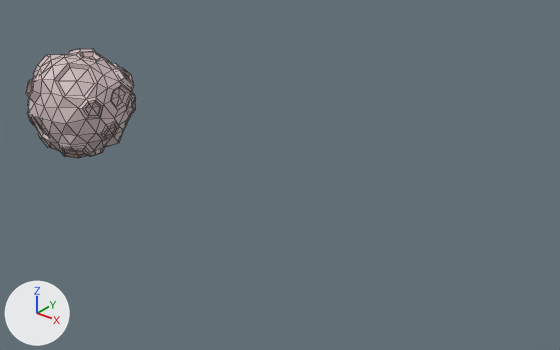
A saved change to the FBX model Assets/Models/SM_asteroida_duza.fbx.
Before and after are seen from a camera (50 mm lens) standing at (3.05, 31.67, 10.65) and looking at (-2.2, 38.24, 6.58). Lighting does not change. The marker at lower left points along +X, +Y and +Z. Mesh edges are drawn as thin lines. Where no turn or scale is listed for an object, it has been applied to the vertices.

In view in the first picture: 'SM_asteroida_duza'.
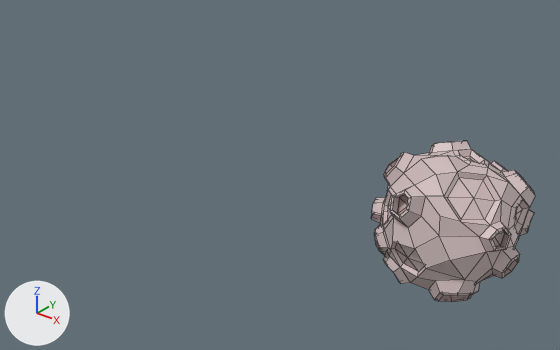
What differs and where, as boxes (x1, y1, x2, y2) in the pictures (560 x 350 px):
'SM_asteroida_duza', reshaped, moved (49% wider, 47% taller): before (26, 49, 136, 158); after (371, 141, 535, 302)

Diff of the bpy script that builds the scene:
```diff
--- a/Assets/Models/SM_asteroida_duza.fbx.py
+++ b/Assets/Models/SM_asteroida_duza.fbx.py
@@ me_icosphere_002 @@
 # used by ob_sm_asteroida_duza; location = (-5.475, 37.905, 6.825)
-me_icosphere_002.from_pydata(...)  # 575 vertices, 733 faces; spans x -0.756..0.741, y -0.723..0.763, z -0.695..0.716
+me_icosphere_002.from_pydata(...)  # 571 vertices, 657 faces; spans x -0.792..0.777, y -0.751..0.763, z -0.729..0.786
+# me_icosphere_002 part 1
+# 14 vertices are removed from x -0.507..0.508, y -0.674..0.495, z -0.629..0.716
+# 152 faces are deleted
+# 12 vertices in x -0.575..-0.394, y -0.593..-0.409, z -0.296..-0.074 move by (-0.027, -0.025, -0.007)
+# 8 vertices in x 0.652..0.741, y -0.175..0.044, z -0.325..-0.077 move by (0.036, -0.005, -0.01)
+# 7 vertices in x 0.166..0.43, y -0.595..-0.338, z -0.635..-0.407 move by (0.018, -0.021, -0.026)
+# 7 vertices in x -0.453..-0.26, y -0.546..-0.331, z -0.525..-0.379 move by (-0.018, -0.022, -0.024)
+# 7 vertices in x 0.501..0.651, y 0.364..0.545, z -0.068..0.113 move by (0.029, 0.023, -0.003)
+# 6 vertices in x -0.375..-0.172, y 0.145..0.436, z 0.526..0.667 move by (-0.014, 0.015, 0.031)
+# 161 vertices move from x -0.756..0.722, y -0.72..0.67, z -0.695..0.714 to x -0.792..0.757, y -0.751..0.701, z -0.729..0.746
+# 10 vertices are added at x -0.57..0.537, y -0.689..0.565, z -0.713..0.786
+# 76 new faces join them, mat_material_005 (light grey #d1bdbe)
 me_icosphere_002.materials.append(mat_material_005)
@@ ob_sm_asteroida_duza @@
 ob_sm_asteroida_duza = bpy.data.objects.new('SM_asteroida_duza', me_icosphere_002)
-ob_sm_asteroida_duza.location = (-5.475, 37.905, 6.825)
+ob_sm_asteroida_duza.location = (0.097, 38.101, 6.825)
```
